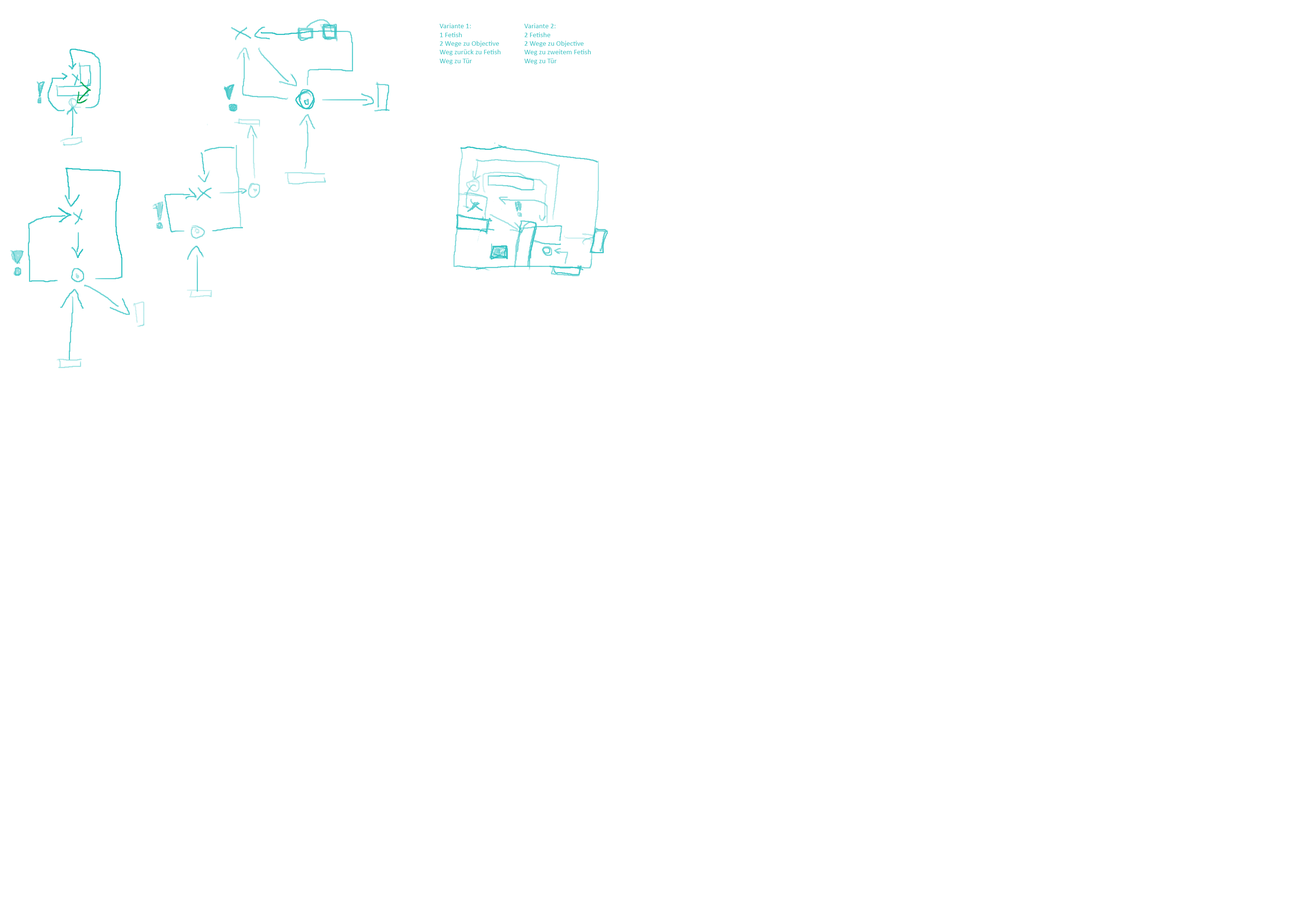
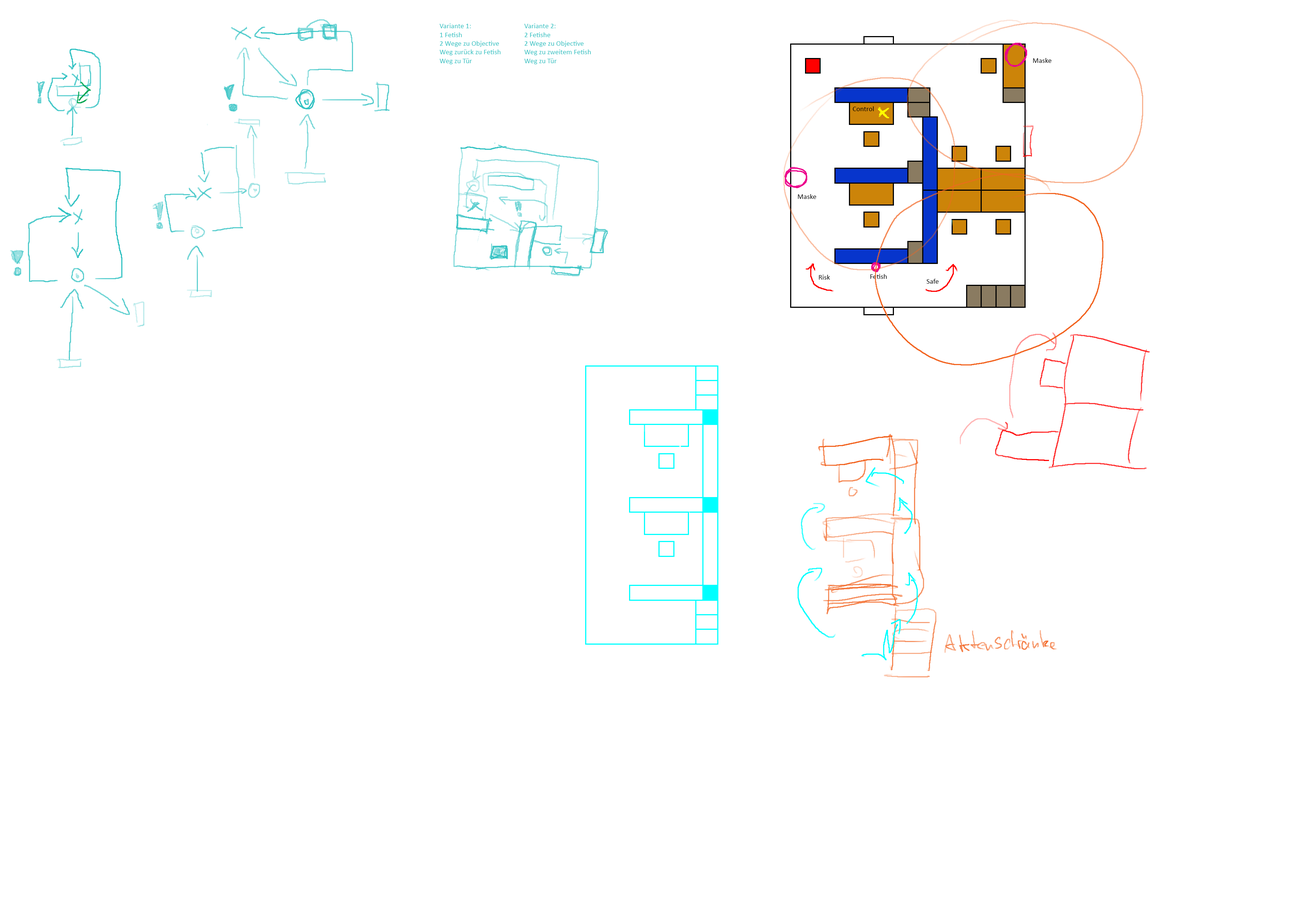
Revision of a layered w=1305, h=922 image; what changed, layer by layer:
added group "Erläuterung" (1st of 2) with 2 layers above "Beschriftung" over (783, 19, 1143, 366)
added layer "Bereiche" in group "Erläuterung" over (783, 19, 1143, 366)
added group "Beschriftung" with 6 layers above "Notizen" over (797, 58, 1052, 284)
added layer "Maske" (1st of 2, in "Beschriftung") in group "Beschriftung" over (1032, 58, 1052, 63)
added layer "Control" in group "Beschriftung" over (852, 106, 874, 112)
added layer "Fetish" in group "Beschriftung" over (869, 274, 887, 279)
added layer "Maske" (2nd of 2, in "Beschriftung") in group "Beschriftung" over (797, 194, 816, 199)
added layer "Safe" in group "Beschriftung" over (926, 278, 939, 284)
added layer "Risk" in group "Beschriftung" over (818, 274, 830, 280)
added layer "Notizen" above "Guard" over (784, 42, 1150, 470)
added layer "Guard" above "Aktenschrank" over (804, 58, 821, 74)
added layer "Aktenschrank" above "Regal" over (907, 87, 1026, 308)
added layer "Regal" above "Tisch/Stuhl" over (834, 87, 938, 265)
added layer "Tisch/Stuhl" above "Wand" over (848, 43, 1026, 235)
added layer "Wand" above "Vorzeichnung" over (789, 36, 1026, 316)
painted on "Vorzeichnung" over (585, 36, 1057, 678)
